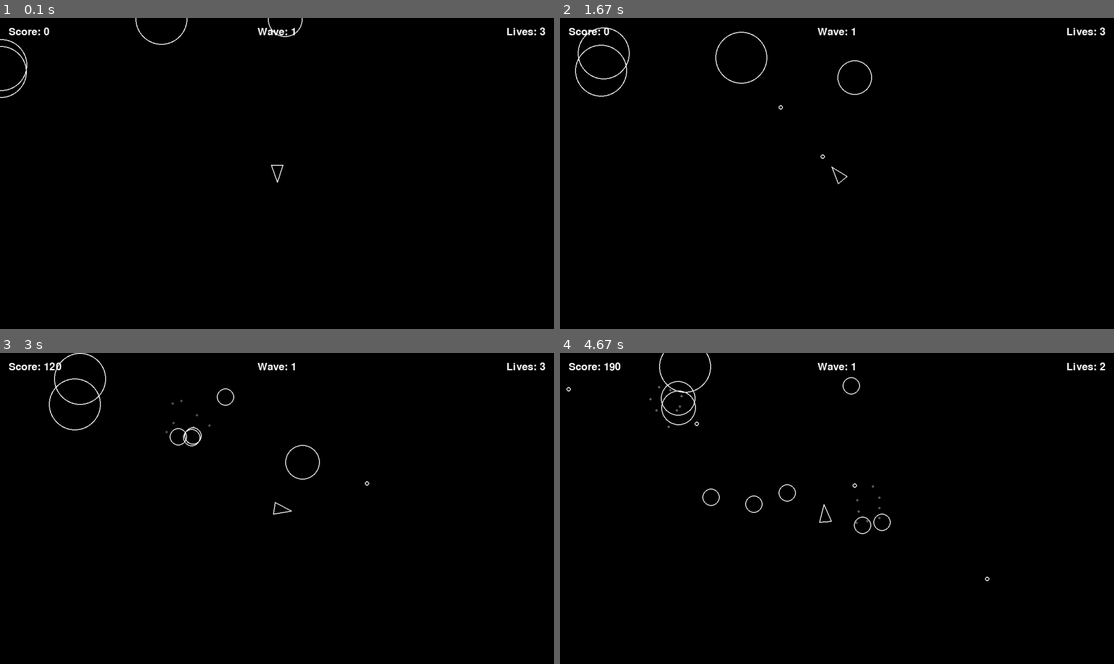
Above: before the commit, frames 1-4 (two rows, left to right).
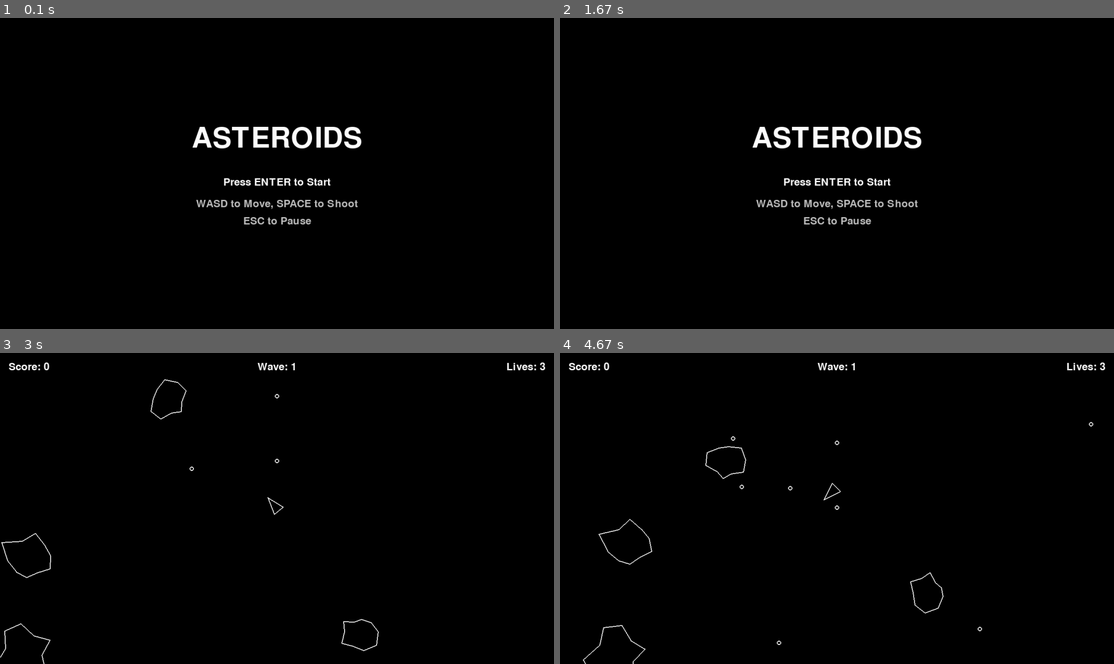
Above: after the commit, the same moments.

Repository: CalvinCYY/pygame-asteroid
Game: pygame game, started from main.py
Two runs of this game, one before a commit and one after it. Both use one fixed random seed, a clock stepped at 60 frames per second and the inputs below.
Inputs:
- Up to frame 1 (0.1 s): no input
- Up to frame 2 (1.67 s): tap Enter at 0.33 s; hold Esc 0.67-1.13 s; hold D 0.67-1.13 s; hold Q 1.17-1.63 s; tap Space at 1.23, 1.53 s
- Up to frame 3 (3 s): hold Enter 1.67-2.13 s; tap Space at 1.73, 2.03, 2.23, 2.53, 2.73 s; hold D 2.17-2.63 s; hold W 2.67-2.97 s
- Up to frame 4 (4.67 s): hold D 3-3.47 s; tap Space at 3.07, 3.37, 3.57, 3.87, 4.13, 4.47 s; hold A 3.5-4.03 s; hold S 4.07-4.37 s; hold A from 4.4 s (still down)

The runs differ from the first frame. In frame 1, 2.5% of the frame differs, in the area x 0-99%, y 0-67%; in frame 2, 2.7%, in the area x 1-99%, y 2-67%; in frame 3, 1.0%; in frame 4, 1.2%.

Commit message:
added irregular asteroid shapes and game states

Diff:
--- a/asteroid.py
+++ b/asteroid.py
@@ -1,19 +1,48 @@
 from circleshape import CircleShape
-from constants import LINE_WIDTH
+from constants import (
+    LINE_WIDTH, ASTEROID_MIN_RADIUS, ASTEROID_SPLIT_SPEED,
+    ASTEROID_VERTICES, ASTEROID_JAGGEDNESS, ASTEROID_ROTATION_SPEED
+)
 from logger import log_event
-from constants import ASTEROID_MIN_RADIUS, ASTEROID_SPLIT_SPEED
 import random
+import math
 import pygame
+
 
 class Asteroid(CircleShape):
     def __init__(self, x, y, radius):
         super().__init__(x, y, radius)
+        self.rotation = random.uniform(0, 360)
+        self.rotation_speed = random.uniform(-ASTEROID_ROTATION_SPEED, ASTEROID_ROTATION_SPEED)
+        self.shape = self._generate_shape()
+
+    def _generate_shape(self):
+        """Generate random lumpy asteroid vertices as offsets from center."""
+        vertices = []
+        for i in range(ASTEROID_VERTICES):
+            angle = (2 * math.pi / ASTEROID_VERTICES) * i
+            # Randomize radius for each vertex
+            offset = random.uniform(1 - ASTEROID_JAGGEDNESS, 1 + ASTEROID_JAGGEDNESS)
+            vertices.append((angle, self.radius * offset))
+        return vertices
+
+    def _get_polygon_points(self):
+        """Get current polygon points based on position and rotation."""
+        points = []
+        for angle, dist in self.shape:
+            rotated_angle = angle + math.radians(self.rotation)
+            x = self.position.x + math.cos(rotated_angle) * dist
+            y = self.position.y + math.sin(rotated_angle) * dist
+            points.append((x, y))
+        return points
 
     def draw(self, screen):
-        pygame.draw.circle(screen, "white", self.position, self.radius, width=LINE_WIDTH)
+        points = self._get_polygon_points()
+        pygame.draw.polygon(screen, "white", points, width=LINE_WIDTH)
 
     def update(self, dt):
         self.position += self.velocity * dt
+        self.rotation += self.rotation_speed * dt
         self.wrap_position()
 
     def split(self):
@@ -21,7 +50,7 @@
         if self.radius <= ASTEROID_MIN_RADIUS:
             return
         log_event("asteroid_split")
-        angle =random.uniform(20, 50)
+        angle = random.uniform(20, 50)
         angle1 = self.velocity.rotate(angle)
         angle2 = self.velocity.rotate(-angle)
         new_radius = self.radius - ASTEROID_MIN_RADIUS
--- a/constants.py
+++ b/constants.py
@@ -1,3 +1,13 @@
+from enum import Enum, auto
+
+
+class GameState(Enum):
+    MENU = auto()
+    PLAYING = auto()
+    PAUSED = auto()
+    GAME_OVER = auto()
+
+
 SCREEN_WIDTH = 1280
 SCREEN_HEIGHT = 720
 PLAYER_RADIUS = 20
@@ -13,6 +23,9 @@
 ASTEROID_SPAWN_RATE_SECONDS = 0.8
 ASTEROID_MAX_RADIUS = ASTEROID_MIN_RADIUS * ASTEROID_KINDS
 ASTEROID_SPLIT_SPEED = 1.2
+ASTEROID_VERTICES = 10           # Number of vertices in asteroid shape
+ASTEROID_JAGGEDNESS = 0.4        # How lumpy (0 = circle, 1 = very jagged)
+ASTEROID_ROTATION_SPEED = 40     # Degrees per second
 
 SHOT_RADIUS = 5
 PLAYER_SHOOT_SPEED = 500
--- a/main.py
+++ b/main.py
@@ -2,7 +2,7 @@
 from constants import (
     SCREEN_WIDTH, SCREEN_HEIGHT,
     ASTEROID_SCORE, HUD_FONT_SIZE, HUD_PADDING,
-    PLAYER_STARTING_LIVES, WAVE_DELAY_SECONDS
+    PLAYER_STARTING_LIVES, WAVE_DELAY_SECONDS, GameState
 )
 from logger import log_state, log_event
 from player import Player
@@ -12,8 +12,6 @@
 from particle import Particle, spawn_explosion
 from sounds import init_sounds
 
-import sys
-
 
 def draw_hud(screen, font, score, lives, wave):
     score_text = font.render(f"Score: {score}", True, "white")
@@ -24,6 +22,46 @@
     screen.blit(lives_text, (SCREEN_WIDTH - lives_text.get_width() - HUD_PADDING, HUD_PADDING))
 
 
+def draw_centered_text(screen, font, text, y_offset=0, color="white"):
+    rendered = font.render(text, True, color)
+    x = SCREEN_WIDTH // 2 - rendered.get_width() // 2
+    y = SCREEN_HEIGHT // 2 - rendered.get_height() // 2 + y_offset
+    screen.blit(rendered, (x, y))
+
+
+def draw_menu(screen, title_font, font):
+    draw_centered_text(screen, title_font, "ASTEROIDS", -80)
+    draw_centered_text(screen, font, "Press ENTER to Start", 20)
+    draw_centered_text(screen, font, "WASD to Move, SPACE to Shoot", 70, "gray")
+    draw_centered_text(screen, font, "ESC to Pause", 110, "gray")
+
+
+def draw_paused(screen, title_font, font):
+    draw_centered_text(screen, title_font, "PAUSED", -40)
+    draw_centered_text(screen, font, "Press ESC to Resume", 30)
+    draw_centered_text(screen, font, "Press Q to Quit to Menu", 70)
+
+
+def draw_game_over(screen, title_font, font, score, wave):
+    draw_centered_text(screen, title_font, "GAME OVER", -80)
+    draw_centered_text(screen, font, f"Final Score: {score}", 0)
+    draw_centered_text(screen, font, f"Wave Reached: {wave}", 40)
+    draw_centered_text(screen, font, "Press ENTER to Play Again", 100)
+    draw_centered_text(screen, font, "Press Q to Quit to Menu", 140)
+
+
+def reset_game(updatable, drawable, asteroids, shots):
+    """Clear all game objects for a fresh start."""
+    for sprite in updatable:
+        sprite.kill()
+    for sprite in drawable:
+        sprite.kill()
+    for sprite in asteroids:
+        sprite.kill()
+    for sprite in shots:
+        sprite.kill()
+
+
 def main():
     print(f"Starting Asteroids with pygame version: {pygame.__version__}")
     print(f"Screen width: {SCREEN_WIDTH}")
@@ -32,80 +70,158 @@
     pygame.init()
     sounds = init_sounds()
     screen = pygame.display.set_mode((SCREEN_WIDTH, SCREEN_HEIGHT))
+    pygame.display.set_caption("Asteroids")
     clock = pygame.time.Clock()
+
+    # Fonts
+    font = pygame.font.Font(None, HUD_FONT_SIZE)
+    title_font = pygame.font.Font(None, 96)
+    wave_font = pygame.font.Font(None, 72)
+
+    # Sprite groups
+    updatable = pygame.sprite.Group()
+    drawable = pygame.sprite.Group()
+    asteroids = pygame.sprite.Group()
+    shots = pygame.sprite.Group()
+
+    Player.containers = [updatable, drawable]
+    Asteroid.containers = [asteroids, updatable, drawable]
+    AsteroidField.containers = [updatable]
+    Shot.containers = [shots, updatable, drawable]
+    Particle.containers = [updatable, drawable]
+
+    # Game state
+    state = GameState.MENU
     dt = 0
     score = 0
     lives = PLAYER_STARTING_LIVES
     wave = 1
     wave_delay_timer = 0.0
-
-    font = pygame.font.Font(None, HUD_FONT_SIZE)
-    wave_font = pygame.font.Font(None, 72)
-
-    updatable = pygame.sprite.Group()
-    drawable = pygame.sprite.Group()
-    asteroids = pygame.sprite.Group()
-    shots = pygame.sprite.Group()
-
-    Player.containers = [updatable, drawable]
-    Asteroid.containers = [asteroids, updatable, drawable]
-    AsteroidField.containers = [updatable]
-    Shot.containers = [shots, updatable, drawable]
-    Particle.containers = [updatable, drawable]
-
-    player = Player(SCREEN_WIDTH/2, SCREEN_HEIGHT/2)
-    asteroidfield = AsteroidField()
-    asteroidfield.spawn_wave(wave)
+    player = None
+    asteroidfield = None
+
+    def start_new_game():
+        nonlocal score, lives, wave, wave_delay_timer, player, asteroidfield
+        reset_game(updatable, drawable, asteroids, shots)
+        score = 0
+        lives = PLAYER_STARTING_LIVES
+        wave = 1
+        wave_delay_timer = 0.0
+        player = Player(SCREEN_WIDTH / 2, SCREEN_HEIGHT / 2)
+        asteroidfield = AsteroidField()
+        asteroidfield.spawn_wave(wave)
 
     while True:
         log_state()
+
+        # Event handling
         for event in pygame.event.get():
             if event.type == pygame.QUIT:
                 return
+
+            if event.type == pygame.KEYDOWN:
+                if state == GameState.MENU:
+                    if event.key == pygame.K_RETURN:
+                        start_new_game()
+                        state = GameState.PLAYING
+
+                elif state == GameState.PLAYING:
+                    if event.key == pygame.K_ESCAPE:
+                        state = GameState.PAUSED
+
+                elif state == GameState.PAUSED:
+                    if event.key == pygame.K_ESCAPE:
+                        state = GameState.PLAYING
+                    elif event.key == pygame.K_q:
+                        reset_game(updatable, drawable, asteroids, shots)
+                        state = GameState.MENU
+
+                elif state == GameState.GAME_OVER:
+                    if event.key == pygame.K_RETURN:
+                        start_new_game()
+                        state = GameState.PLAYING
+                    elif event.key == pygame.K_q:
+                        reset_game(updatable, drawable, asteroids, shots)
+                        state = GameState.MENU
+
+        # Clear screen
         screen.fill("black")
-        updatable.update(dt)
-        for sprite in drawable:
-            sprite.draw(screen)
-
-        for asteroid in asteroids:
-            for shot in shots:
-                if asteroid.collides_with(shot):
-                    log_event("asteroid_shot")
-                    score += ASTEROID_SCORE.get(asteroid.radius, 10)
-                    spawn_explosion(asteroid.position.x, asteroid.position.y)
-                    sounds.play_explosion()
-                    asteroid.split()
-                    shot.kill()
-                    break
-            if asteroid.collides_with(player) and not player.is_invulnerable():
-                log_event("player_hit")
-                spawn_explosion(player.position.x, player.position.y)
-                sounds.play_player_hit()
-                lives -= 1
-                if lives <= 0:
-                    print(f'Game over! Final score: {score}')
-                    sys.exit()
-                player.respawn(SCREEN_WIDTH / 2, SCREEN_HEIGHT / 2)
-
-        # Wave transition logic
-        if len(asteroids) == 0:
-            if wave_delay_timer <= 0:
-                wave_delay_timer = WAVE_DELAY_SECONDS
-            else:
-                wave_delay_timer -= dt
-                wave_announce = wave_font.render(f"Wave {wave + 1}", True, "white")
-                screen.blit(wave_announce, (
-                    SCREEN_WIDTH // 2 - wave_announce.get_width() // 2,
-                    SCREEN_HEIGHT // 2 - wave_announce.get_height() // 2
-                ))
+
+        # State-specific logic
+        if state == GameState.MENU:
+            draw_menu(screen, title_font, font)
+
+        elif state == GameState.PLAYING:
+            updatable.update(dt)
+            for sprite in drawable:
+                sprite.draw(screen)
+
+            for asteroid in asteroids:
+                for shot in shots:
+                    if asteroid.collides_with(shot):
+                        log_event("asteroid_shot")
+                        score += ASTEROID_SCORE.get(asteroid.radius, 10)
+                        spawn_explosion(asteroid.position.x, asteroid.position.y)
+                        sounds.play_explosion()
+                        asteroid.split()
+                        shot.kill()
+                        break
+                if player.collides_with(asteroid) and not player.is_invulnerable():
+                    log_event("player_hit")
+                    spawn_explosion(player.position.x, player.position.y)
+                    sounds.play_player_hit()
+                    lives -= 1
+                    if lives <= 0:
+                        state = GameState.GAME_OVER
+                        break
+                    player.respawn(SCREEN_WIDTH / 2, SCREEN_HEIGHT / 2)
+
+            # Wave transition logic
+            if state == GameState.PLAYING and len(asteroids) == 0:
                 if wave_delay_timer <= 0:
-                    wave += 1
-                    asteroidfield.spawn_wave(wave)
-
-        draw_hud(screen, font, score, lives, wave)
+                    wave_delay_timer = WAVE_DELAY_SECONDS
+                else:
+                    wave_delay_timer -= dt
+                    wave_announce = wave_font.render(f"Wave {wave + 1}", True, "white")
+                    screen.blit(wave_announce, (
+                        SCREEN_WIDTH // 2 - wave_announce.get_width() // 2,
+                        SCREEN_HEIGHT // 2 - wave_announce.get_height() // 2
+                    ))
+                    if wave_delay_timer <= 0:
+                        wave += 1
+                        asteroidfield.spawn_wave(wave)
+
+            draw_hud(screen, font, score, lives, wave)
+
+        elif state == GameState.PAUSED:
+            # Draw game in background (frozen)
+            for sprite in drawable:
+                sprite.draw(screen)
+            draw_hud(screen, font, score, lives, wave)
+            # Draw pause overlay
+            overlay = pygame.Surface((SCREEN_WIDTH, SCREEN_HEIGHT))
+            overlay.fill("black")
+            overlay.set_alpha(150)
+            screen.blit(overlay, (0, 0))
+            draw_paused(screen, title_font, font)
+
+        elif state == GameState.GAME_OVER:
+            # Draw remaining particles
+            updatable.update(dt)
+            for sprite in drawable:
+                sprite.draw(screen)
+            draw_hud(screen, font, score, lives, wave)
+            # Draw game over overlay
+            overlay = pygame.Surface((SCREEN_WIDTH, SCREEN_HEIGHT))
+            overlay.fill("black")
+            overlay.set_alpha(180)
+            screen.blit(overlay, (0, 0))
+            draw_game_over(screen, title_font, font, score, wave)
+
         time_delta = clock.tick(60)
-        dt = time_delta/1000
+        dt = time_delta / 1000
         pygame.display.flip()
+
 
 if __name__ == "__main__":
     main()
--- a/player.py
+++ b/player.py
@@ -32,6 +32,43 @@
 
     def is_invulnerable(self):
         return self.invulnerable_timer > 0
+
+    def collides_with(self, other):
+        """Triangle-circle collision detection."""
+        triangle = self.triangle()
+
+        # Check if any triangle vertex is inside the circle
+        for vertex in triangle:
+            if vertex.distance_to(other.position) <= other.radius:
+                return True
+
+        # Check if any triangle edge intersects the circle
+        for i in range(3):
+            start = triangle[i]
+            end = triangle[(i + 1) % 3]
+            if self._line_circle_collision(start, end, other.position, other.radius):
+                return True
+
+        return False
+
+    def _line_circle_collision(self, line_start, line_end, circle_center, circle_radius):
+        """Check if a line segment intersects a circle."""
+        # Vector from line start to end
+        line_vec = line_end - line_start
+        # Vector from line start to circle center
+        to_circle = circle_center - line_start
+
+        # Project circle center onto line
+        line_length_sq = line_vec.length_squared()
+        if line_length_sq == 0:
+            return to_circle.length() <= circle_radius
+
+        # Find closest point on line segment to circle center
+        t = max(0, min(1, to_circle.dot(line_vec) / line_length_sq))
+        closest_point = line_start + line_vec * t
+
+        # Check distance from closest point to circle center
+        return closest_point.distance_to(circle_center) <= circle_radius
 
     def respawn(self, x, y):
         self.position = pygame.Vector2(x, y)
Not shown, changed: game_events.jsonl
